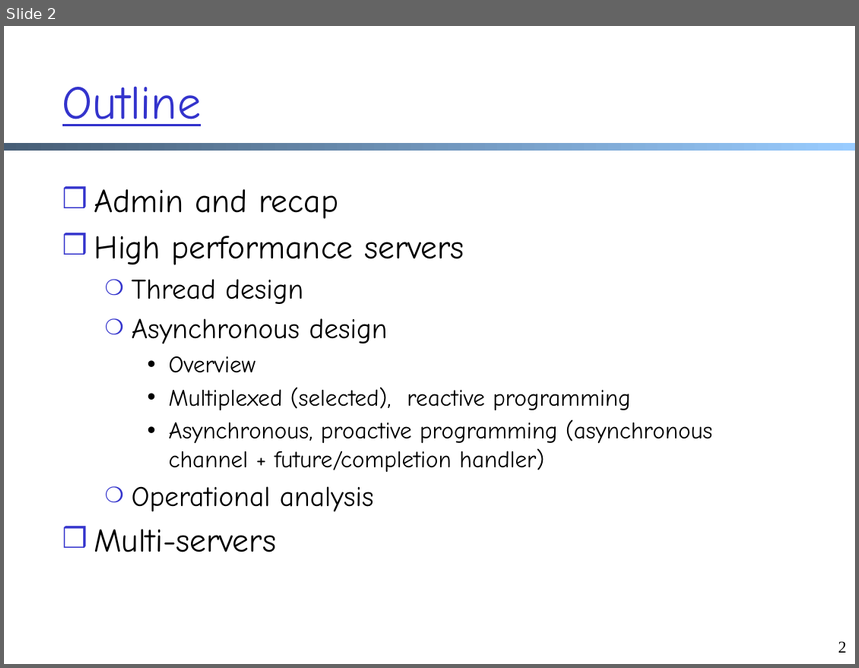
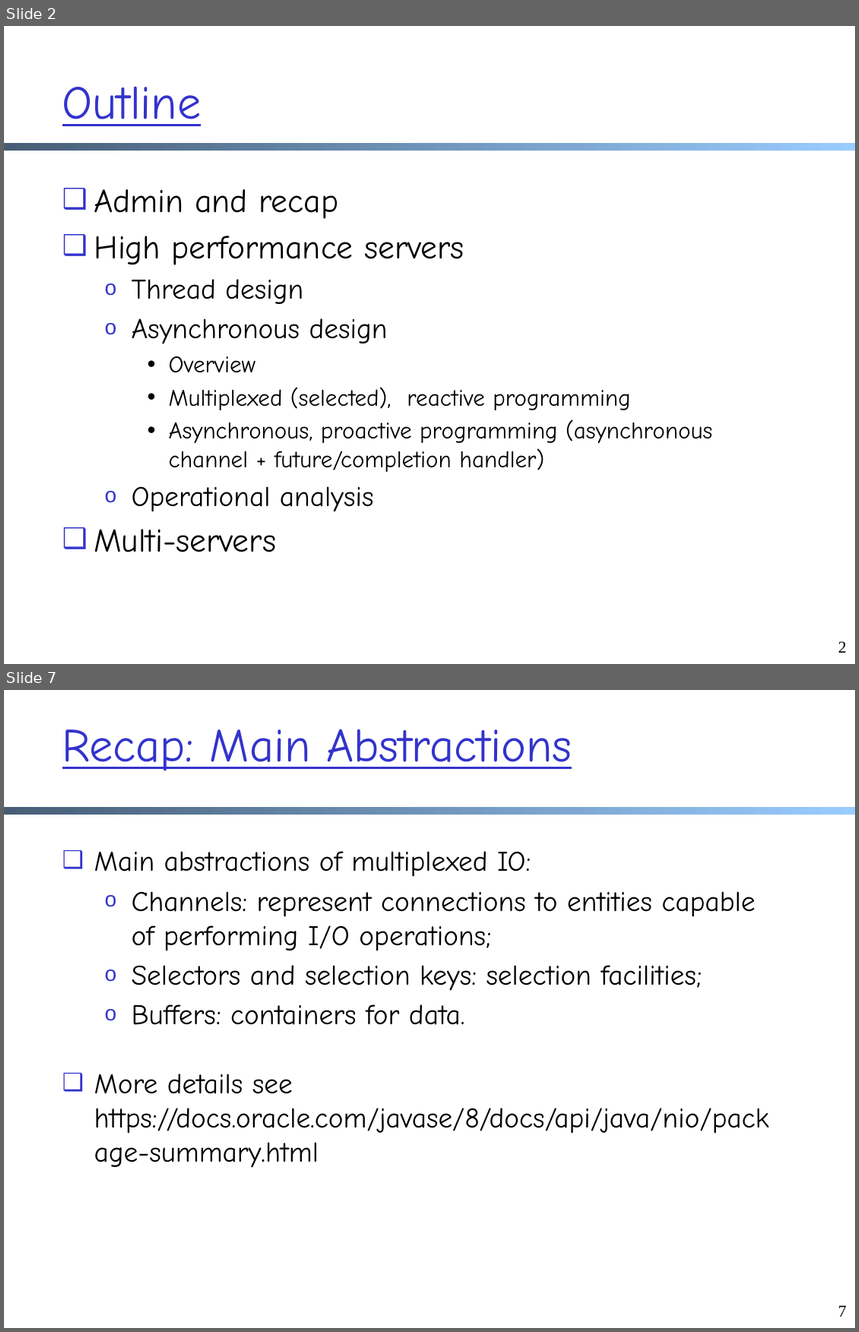
Before and after one commit to xiangq27/xiangq27.github.io, a slide deck: courses/cnns-xmuf21/files/lectures/application-op-analysis-load-balance.pptx. Shown one above the other, each under a label of ours: slide 2 before the commit, slides 2 and 7 after it; the slides between them are not shown. The pictures are 859x668 and 859x1332 pixels, drawn with LibreOffice and Linux fonts; fonts in the diff are those of the drawing. Boxes give left, top, right and bottom in pixels: in the first picture for what was removed or moved away, otherwise in the second. Text is boxed around its words. In the diff, an @@ line names an element or a change of style, - is before the commit and + after.

```diff
--- a/courses/cnns-xmuf21/files/lectures/application-op-analysis-load-balance.pptx
+++ b/courses/cnns-xmuf21/files/lectures/application-op-analysis-load-balance.pptx
@@ slide 7 added at [4,690,855,1328], background #FFFFFF; not listed: 1 template element that a slide beside it also shows @@
@@ title added at [63,729,572,771], 40 pt, text #3333CC, underline @@
+Recap: Main Abstractions
@@ text added at [94,851,769,1168], 24 pt, text #000000 @@
+❑ Main abstractions of multiplexed IO:
+  o Channels: represent connections to entities capable of performing I/O operations;
+  o Selectors and selection keys: selection facilities;
+  o Buffers: containers for data.
+❑ More details see https://docs.oracle.com/javase/8/docs/api/java/nio/package-summary.html
@@ page number added at [838,1306,847,1317], 14 pt, text #000000 @@
+7
@@ slide 2 changed as well @@
@@ text at [94,189,465,553]: bullet ❒ to ❑; bullet ❍ to o @@
```
Also in this commit, not shown: 43 other slides changed, 41 other slides added, 1 slide removed, 23 other files.
